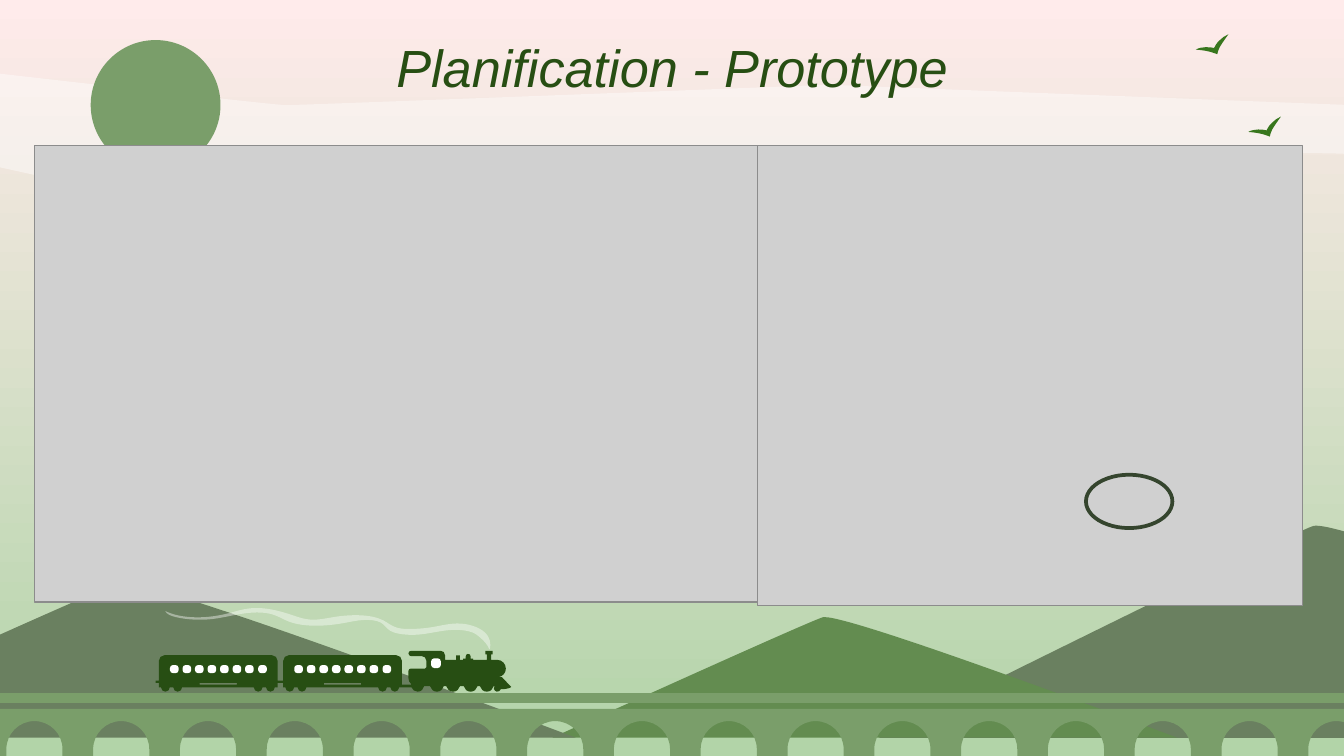
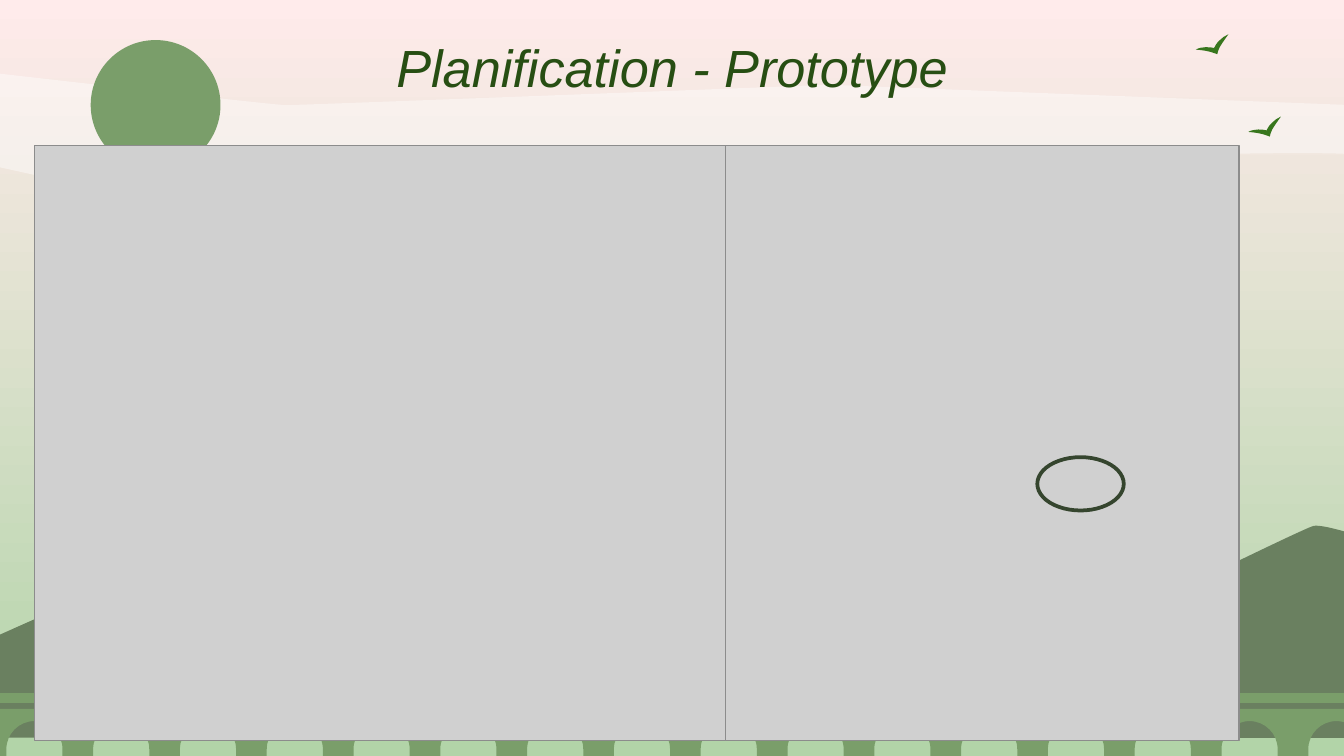
Before and after one commit to Smoother19/MusicAnimation, a slide deck: slide 17 of docs/presentation/PresAlpha.pptx. Drawn at 1344x756 pixels with LibreOffice and Linux fonts; fonts in the diff are those of the drawing; grey boxes stand for pictures. Boxes give left, top, right and bottom in pixels: in the first picture for what was removed or moved away, otherwise in the second. Text is boxed around its words. In the diff, an @@ line names an element or a change of style, - is before the commit and + after.

```diff
--- a/docs/presentation/PresAlpha.pptx
+++ b/docs/presentation/PresAlpha.pptx
@@ picture: place and size @@
-picture at box(35, 145, 758, 602)
+picture at box(35, 145, 726, 741)
@@ picture: place and size @@
-picture at box(758, 145, 1302, 606)
+picture at box(726, 145, 1239, 741)
@@ ellipse: place and size @@
-ellipse at box(1086, 474, 1172, 528)
+ellipse at box(1038, 457, 1124, 511)
@@ group removed at box(156, 607, 512, 692): 19 freeform shapes @@
```
Also in this commit, not shown: 2 other slides changed, 1 other file.
